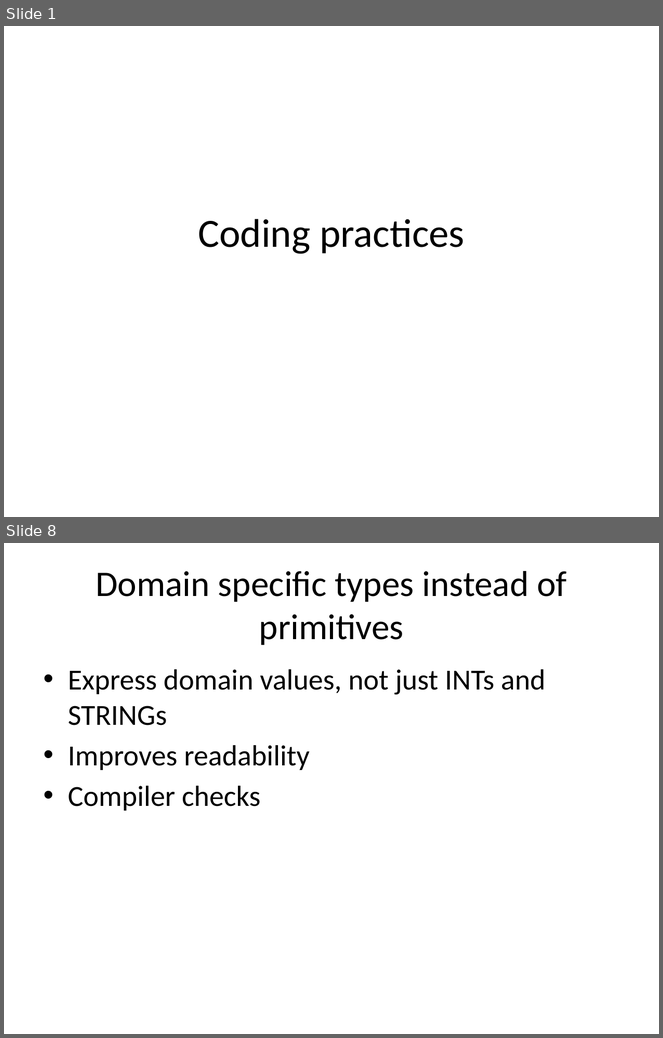
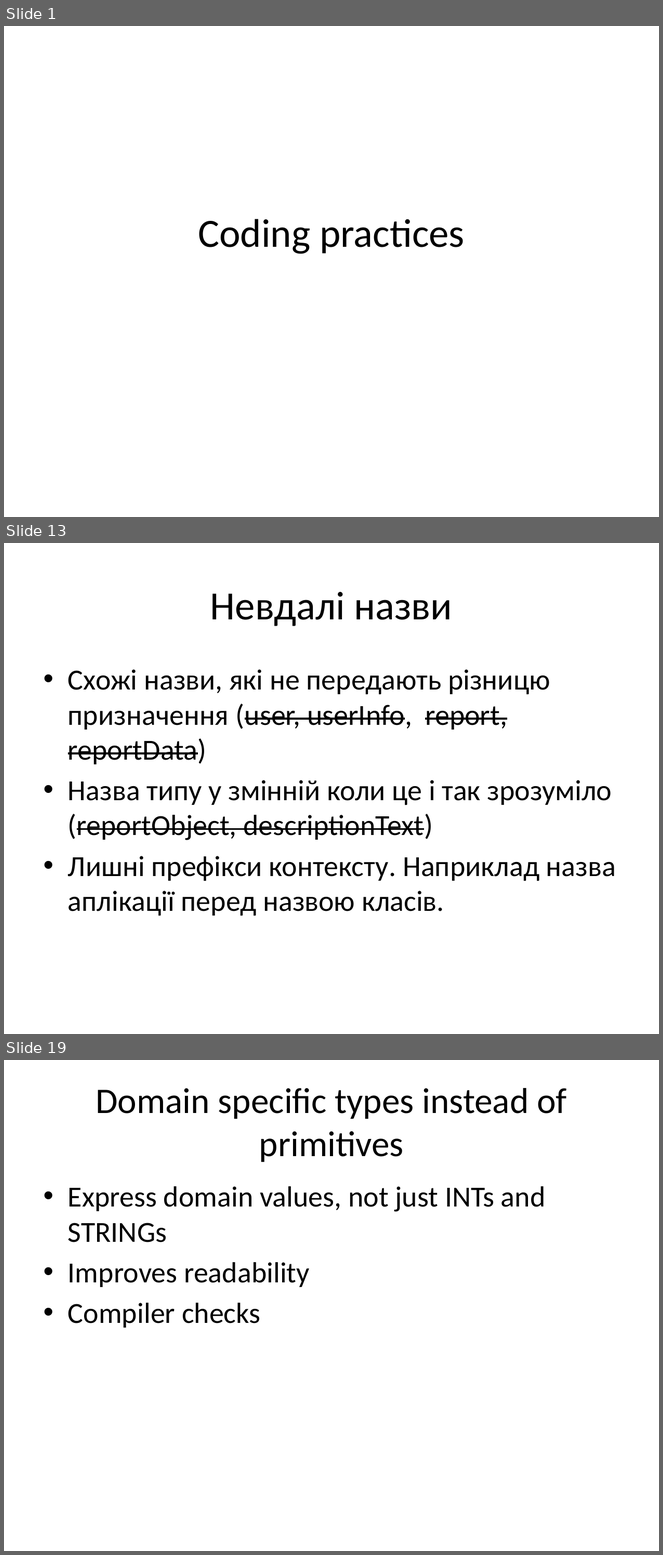
Before and after one commit to siryc/TORT, a slide deck: 1 Coding Practices/1 Coding practices Final.pptx. Shown one above the other, each under a label of ours: slides 1 and 8 before the commit, slides 1, 13 and 19 after it; the slides between them are not shown. The pictures are 663x1038 and 663x1555 pixels, drawn with LibreOffice and Linux fonts; fonts in the diff are those of the drawing. Boxes give left, top, right and bottom in pixels: in the first picture for what was removed or moved away, otherwise in the second. Text is boxed around its words. In the diff, an @@ line names an element or a change of style, - is before the commit and + after.

```diff
--- a/1 Coding Practices/1 Coding practices Final.pptx
+++ b/1 Coding Practices/1 Coding practices Final.pptx
@@ slide 13 added at (4,543,659,1034), background #FFFFFF @@
@@ title added at (210,592,452,626), 44 pt, text #000000 @@
+Невдалі назви
@@ text added at (68,669,616,916), 32 pt, text #000000 @@
+• Схожі назви, які не передають різницю призначення (user, userInfo, report, reportData)
+• Назва типу у змінній коли це і так зрозуміло (reportObject, descriptionText)
+• Лишні префікси контексту. Наприклад назва аплікації перед назвою класів.
@@ what was slide 8 is now slide 19 @@
```
Also in this commit, not shown: 11 slides changed, 15 other slides added, 4 slides removed.
